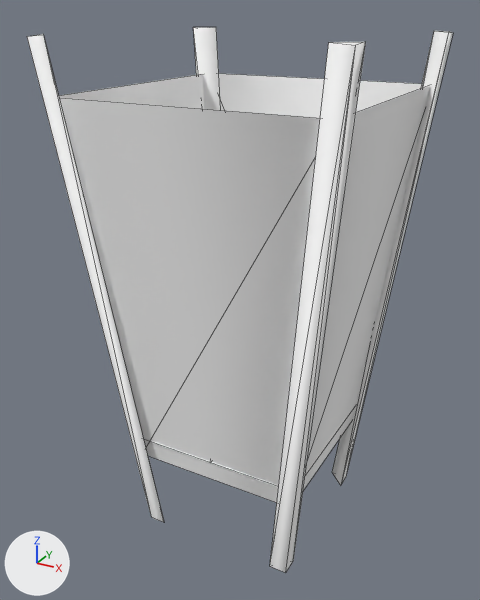
The glTF model public/3d/item/model__item__room.ofs_3056_0/3056IMRL03_07.gltf: old version first, new version second.
Camera for both pictures: a 50 mm lens placed at (0.557, -1.071, 1.015), pointed at (-0.024, -0.014, 0.486). Every picture has the same lights, and +X, +Y and +Z are marked at lower left. The older version comes first. Mesh edges are drawn as thin lines.

Objects in the first picture: '3056IMRL03_07'.
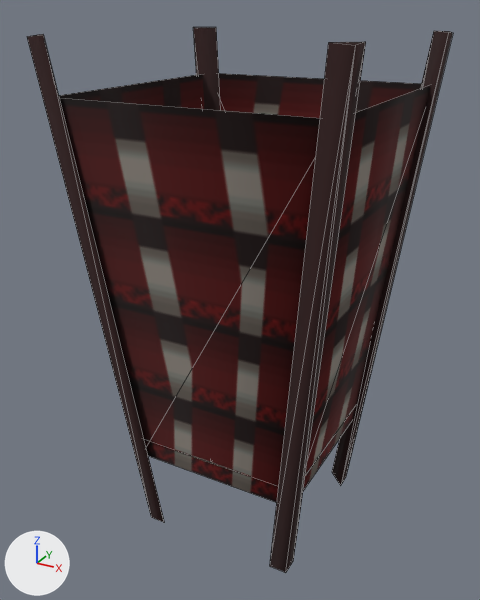
The edits, one by one:
Picture 'imrl03_07_1' (img_imrl03_07_1) is new.
Picture 'imrl03_07_0' (img_imrl03_07_0) is new.
In material 'imrl03_07_0' (mat_imrl03_07_0), base_color is no longer (1.0, 1.0, 1.0), white #ffffff.
In material 'imrl03_07_0' (mat_imrl03_07_0), texture is now set to img_imrl03_07_0.
In material 'imrl03_07_1' (mat_imrl03_07_1), base_color is no longer (1.0, 1.0, 1.0), white #ffffff.
In material 'imrl03_07_1' (mat_imrl03_07_1), texture is now set to img_imrl03_07_1.

Pixel boxes (x1, y1, x2, y2) of what changed, in the pictures (480 x 600 px):
'3056IMRL03_07', surface changed (darker)
    both: (27, 27, 453, 573)
